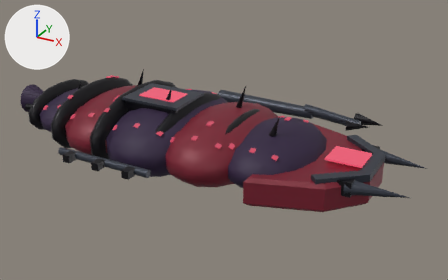
A saved change to the glTF model docs/concept-art/models/dredge-directorate.glb.
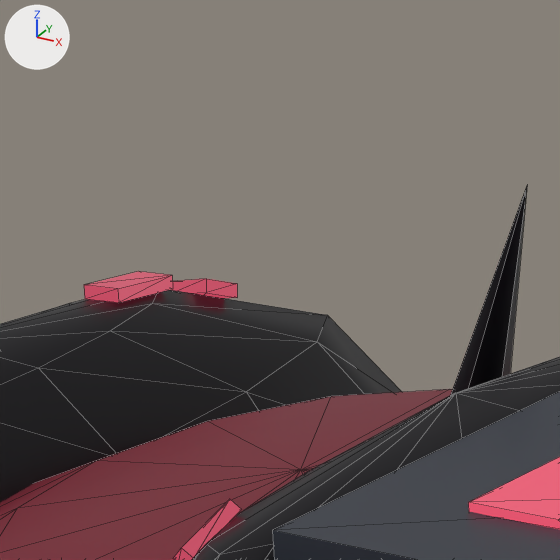
The first picture shows the older version from a 50 mm lens placed at (84.7, -132.0, 66.3), pointed at (10.6, 2.7, -1.0). The close-ups show the older and then the newer version on the part from 22% to 33% of the width and 19% to 36% of the height of that picture. Only the edits that show in the close-ups are written down. The axes (+X, +Y, +Z) are drawn at upper left. The lights are the same throughout. The close-ups show mesh edges as thin lines. Where no turn or scale is listed for an object, it has been applied to the vertices.

In view in the first close-up: 'hopper_rim', 'hopper_throat', 'photophore_dorsal_0', 'photophore_dorsal_1', 'photophore_p_01', 'tergite_1', 'tergite_ridge_1', 'tergite_ridge_2', 'tergite_spine_1'.
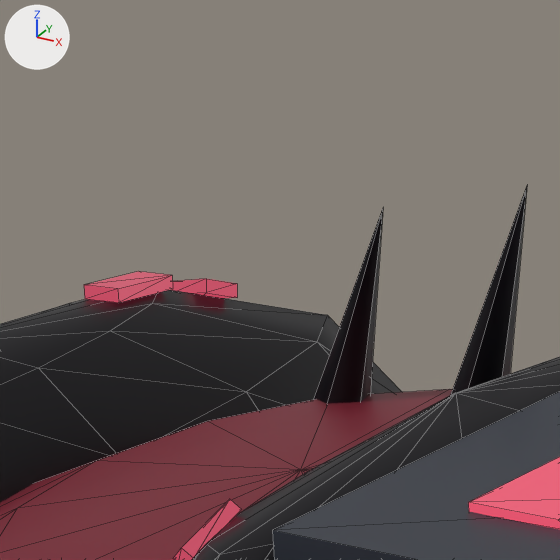
Where the change shows, as pixel boxes (x1, y1, x2, y2) in the close-ups (560 x 560 px):
'tergite_barb_1', added (black)
    after: (313, 209, 383, 404)

What changed in the scene script:
```text
Add me_mesh_37_1:
    me_mesh_37_1.from_pydata([(0.93, 0.0, 3.02), (-0.93, -0.81, -3.02), (-0.2, -0.25, -3.25), (-0.48, 0.66, -3.16), (-1.39, 0.66, -2.88), (-1.67, -0.25, -2.79), (-0.93, -0.81, -3.02), (-0.93, 0.0, -3.02)], [], [(1, 2, 0), (2, 3, 0), (3, 4, 0), (4, 5, 0), (5, 6, 0), (2, 1, 7), (3, 2, 7), (4, 3, 7), (5, 4, 7), (6, 5, 7)])
    me_mesh_37_1.materials.append(mat_trench_black)  # black #0a0710
Add ob_tergite_barb_1:
    ob_tergite_barb_1 = bpy.data.objects.new('tergite_barb_1', me_mesh_37_1)
    ob_tergite_barb_1.location = (-22.99, 6.69, 9.69)
```
